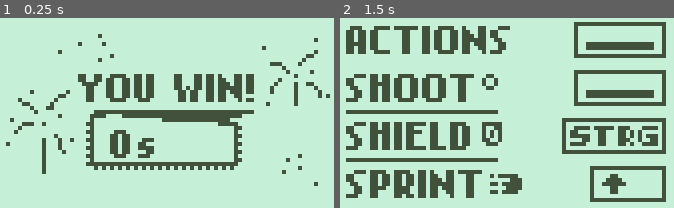
Above: before the commit, frames 1-2 (left to right).
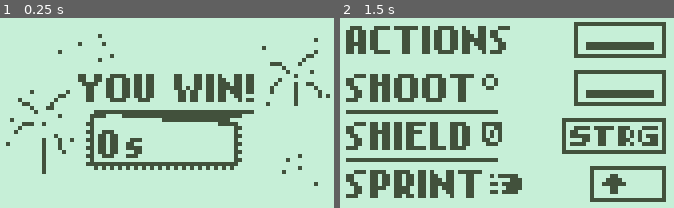
Above: after the commit, the same moments.

Repository: Streamfire/Nokia3310-DeathIsGood
Game: Godot game, scene res://internal/Scenes/Win.tscn
The game is run twice, just before and just after one commit, with the same random seed, the same clock (stepped at 60 frames per second) and the same inputs. This scene is started directly instead of the project's main scene.
Inputs:
- Up to frame 1 (0.25 s): no input
- Up to frame 2 (1.5 s): tap Enter at 0.5 s; hold D (move_right) 0.53-1.28 s; hold Down (aim_down) 0.53-1.28 s; tap Escape (restart) at 1.25 s; hold S (move_down) from 1.28 s (still down); tap Left (aim_left) at 1.35 s

The runs differ from the first frame. In frame 1, 1.4% of the frame differs, in the area x 29-47%, y 58-74%; in frame 2, nothing differs.

Commit message:
win ose update

Diff:
--- a/internal/Scenes/Lose.tscn
+++ b/internal/Scenes/Lose.tscn
@@ -6,20 +6,10 @@
 script/source = "extends Node2D
 
 
-# Declare member variables here. Examples:
-# var a = 2
-# var b = \"text\"
-
 
 # Called when the node enters the scene tree for the first time.
 func _ready():
 	AudioBus.play_effect(\"res://Assets/Sounds/game lost.wav\")
-	pass # Replace with function body.
-
-
-# Called every frame. 'delta' is the elapsed time since the previous frame.
-#func _process(delta):
-#	pass
 "
 
 [node name="Node2D" type="Node2D"]
--- a/internal/Scenes/Main.tscn
+++ b/internal/Scenes/Main.tscn
@@ -10,20 +10,6 @@
 script/source = "extends Node2D
 
 
-# Declare member variables here. Examples:
-# var a = 2
-# var b = \"text\"
-
-
-# Called when the node enters the scene tree for the first time.
-func _ready():
-	pass # Replace with function body.
-
-
-# Called every frame. 'delta' is the elapsed time since the previous frame.
-#func _process(delta):
-#	pass
-
 
 func _on_StaticBody2D_area_entered(area):
 	get_tree().change_scene(\"res://internal/Scenes/DungeonE1.tscn\")
@@ -72,7 +58,6 @@
 position = Vector2( 213, 31 )
 z_index = 25
 speed = 0.5
-dash_speed = 32.0
 
 [node name="Map" type="Node2D" parent="."]
 
--- a/internal/Scenes/Win.tscn
+++ b/internal/Scenes/Win.tscn
@@ -8,21 +8,10 @@
 script/source = "extends Node2D
 
 
-# Declare member variables here. Examples:
-# var a = 2
-# var b = \"text\"
-
-
 # Called when the node enters the scene tree for the first time.
 func _ready():
 	AudioBus.play_effect(\"res://Assets/Sounds/game won.wav\")
-	$Control/SpriteText.text=str(Global.seconds,\"s\")
-	pass # Replace with function body.
-
-
-# Called every frame. 'delta' is the elapsed time since the previous frame.
-#func _process(delta):
-#	pass
+	$Control/SpriteText.text=str(int(Global.seconds),\"s\")
 "
 
 [node name="Node2D" type="Node2D"]
@@ -43,9 +32,9 @@
 [node name="SpriteText" type="ReferenceRect" parent="Control"]
 anchor_left = 0.5
 anchor_right = 0.5
-margin_left = -18.0
+margin_left = -21.0
 margin_top = 28.0
-margin_right = 46.0
+margin_right = 43.0
 margin_bottom = 38.0
 script = ExtResource( 4 )
 __meta__ = {
Not shown, added: Assets/Graphics/Enemies/Mouse/mouse.png.import
